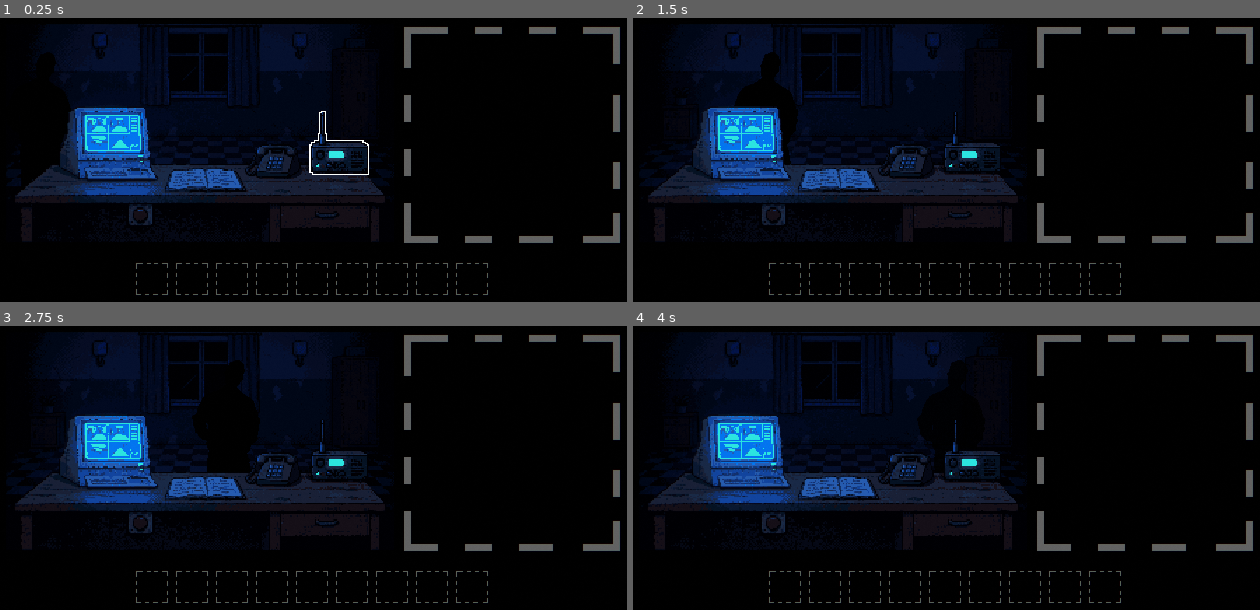
Above: before the commit, frames 1-4 (two rows, left to right).
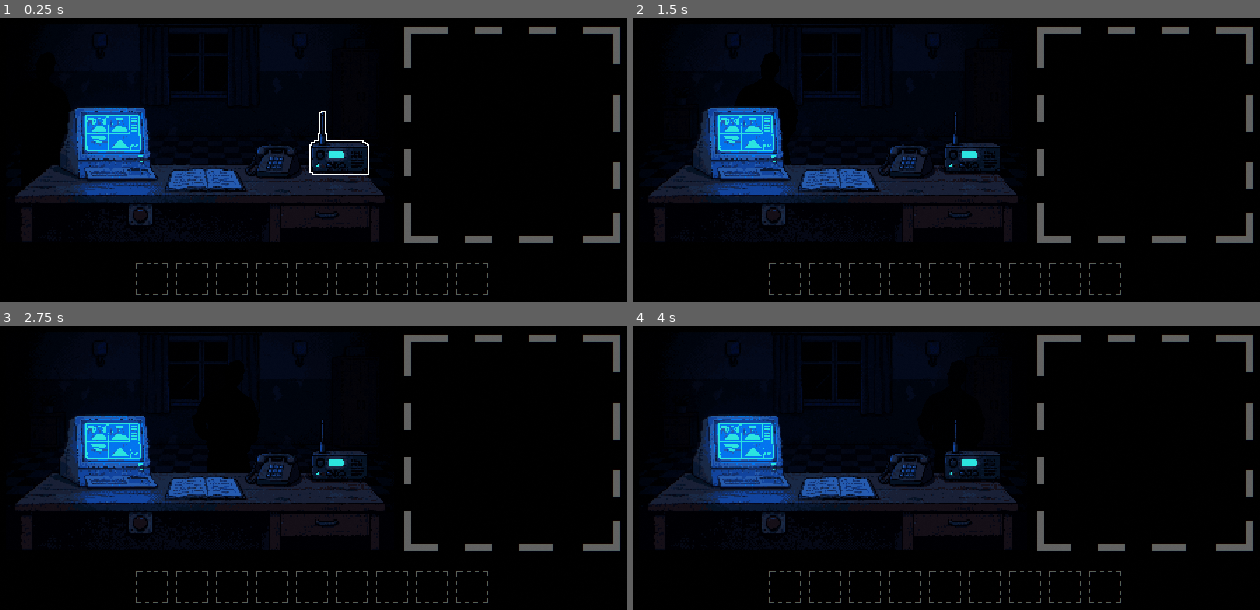
Above: after the commit, the same moments.

Repository: Blyaprint/StudakPlease
Game: Godot game, scene res://scenes/main.tscn
The game is run twice, just before and just after one commit, with the same random seed, the same clock (stepped at 60 frames per second) and the same inputs.
Inputs (mouse positions are in pixels of both pictures, inside the frame that each line leads up to):
- Up to frame 1 (0.25 s): no input
- Up to frame 2 (1.5 s): move the mouse to (1084, 145) at 0.52 s; click (1084, 145) at 0.67 s; tap Space at 0.77 s; drag from (814, 179) to (915, 233) at 1.27 s
- Up to frame 3 (2.75 s): move the mouse to (376, 391) at 2.02 s; click (376, 391) at 2.17 s
- Up to frame 4 (4 s): drag from (915, 541) to (752, 416) at 2.77 s; move the mouse to (1134, 524) at 3.52 s; click (1134, 524) at 3.67 s; tap Space at 3.77 s

The runs differ from the first frame. In frame 1, 0.1% of the frame differs, in the area x 15-49%, y 5-31%; in frame 2, 0.1%; in frame 3, 0.1%; in frame 4, 0.1%.

Commit message:
Update night_overlay.tscn

Diff:
--- a/scenes/ui/night_overlay.tscn
+++ b/scenes/ui/night_overlay.tscn
@@ -4,8 +4,8 @@
 
 [sub_resource type="ShaderMaterial" id="ShaderMaterial_8lwyt"]
 shader = ExtResource("1_h18gf")
-shader_parameter/shadow_color = Color(0.013139557, 0.064339004, 0.23299816, 1)
-shader_parameter/darkness = 0.5250000249375
+shader_parameter/shadow_color = Color(0.003921569, 0.02745098, 0.101960786, 1)
+shader_parameter/darkness = 0.7230000343425
 shader_parameter/tint_color = Color(0.38492155, 0.6805404, 0.9403973, 1)
 shader_parameter/tint_strength = 0.678000032205
 shader_parameter/saturation = 1.278000060705
